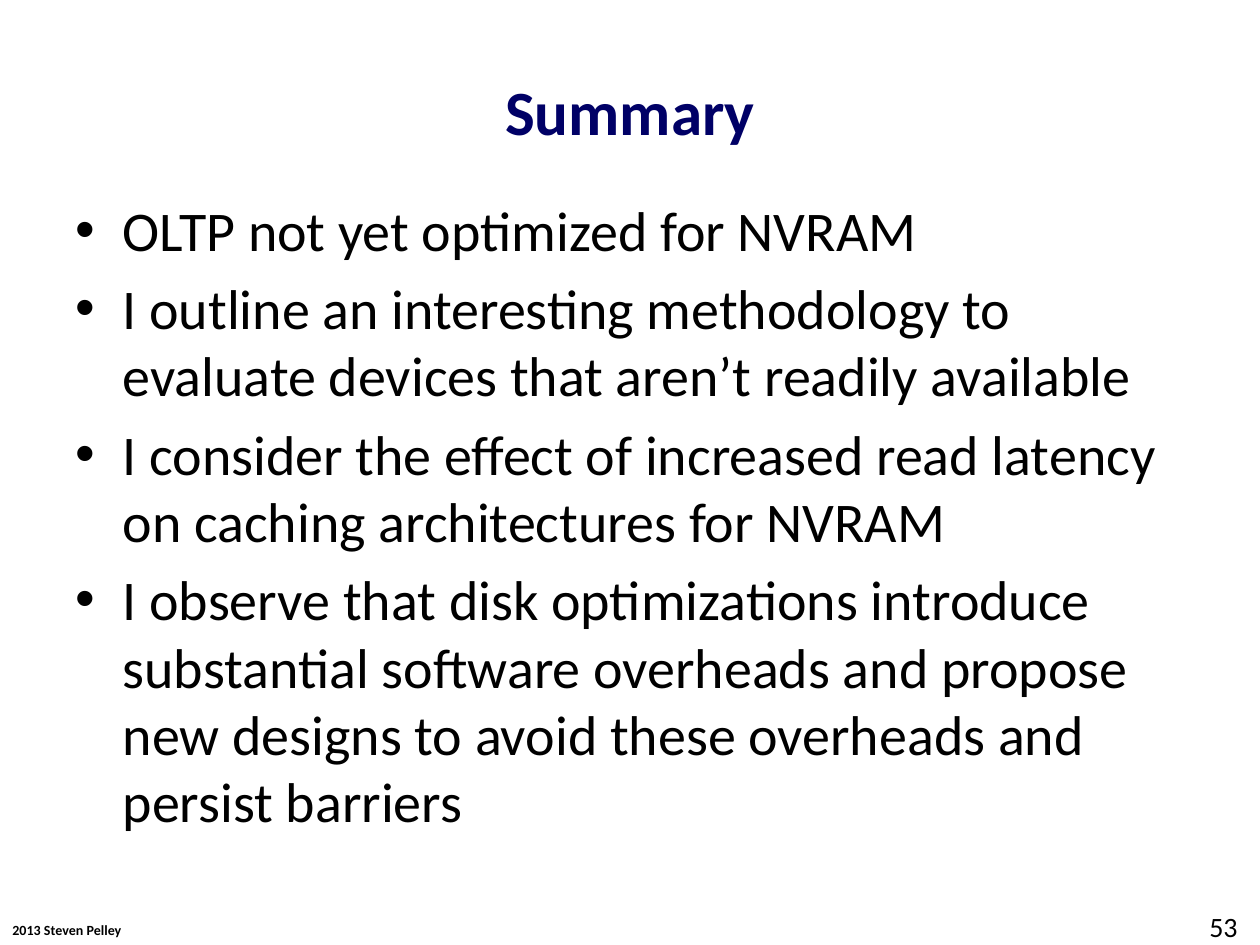
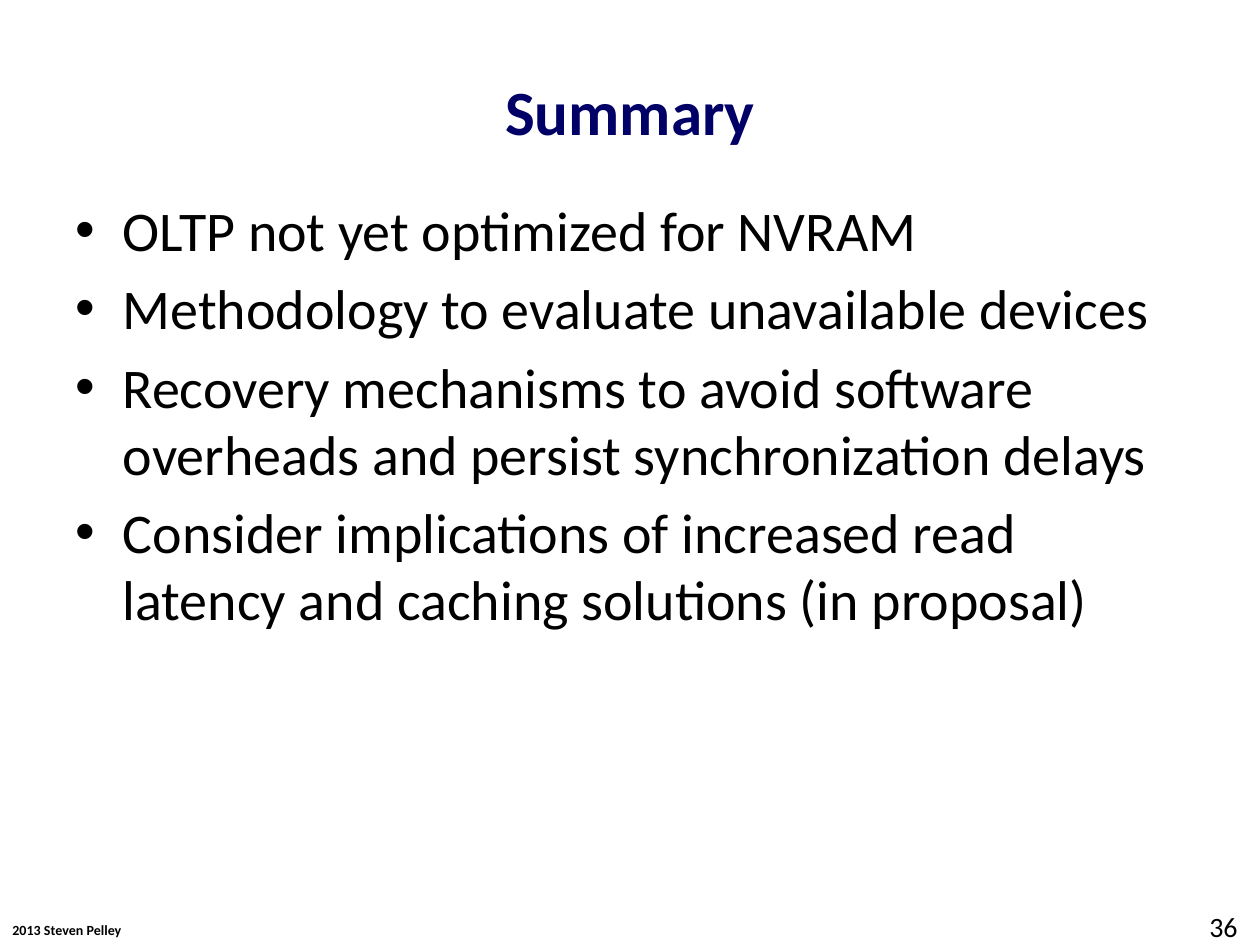
Before and after one commit to Abulila/dissertation, a slide deck: slide 36 of proposal/proposal.pptx (slide 53 before the commit). Drawn at 1260x945 pixels with LibreOffice and Linux fonts; fonts in the diff are those of the drawing; background and template pictures are left out. Boxes give left, top, right and bottom in pixels: in the first picture for what was removed or moved away, otherwise in the second. Text is boxed around its words. In the diff, an @@ line names an element or a change of style, - is before the commit and + after.

```diff
--- a/proposal/proposal.pptx
+++ b/proposal/proposal.pptx
@@ text at (123, 290, 1148, 630): text changed @@
-• I outline an interesting methodology to evaluate devices that aren’t readily available
-• I consider the effect of increased read latency on caching architectures for NVRAM
-• I observe that disk optimizations introduce substantial software overheads and propose new designs to avoid these overheads and persist barriers
+• Methodology to evaluate unavailable devices
+• Recovery mechanisms to avoid software overheads and persist synchronization delays
+• Consider implications of increased read latency and caching solutions (in proposal)
@@ page number at (1209, 918, 1237, 938): text changed @@
-53
+36
```
Also in this commit, not shown: 22 other slides changed, 13 slides added, 2 slides removed.
